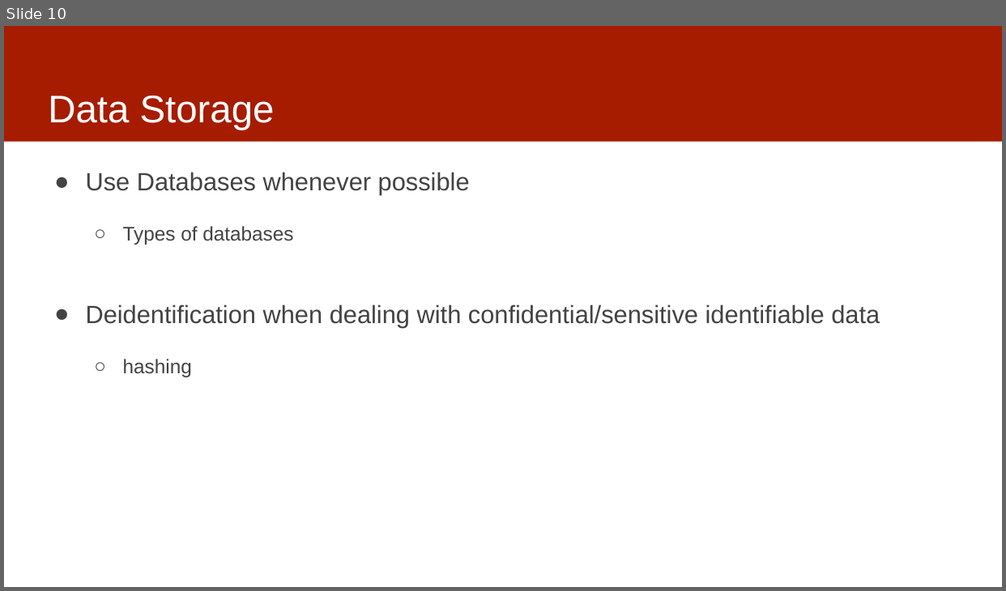
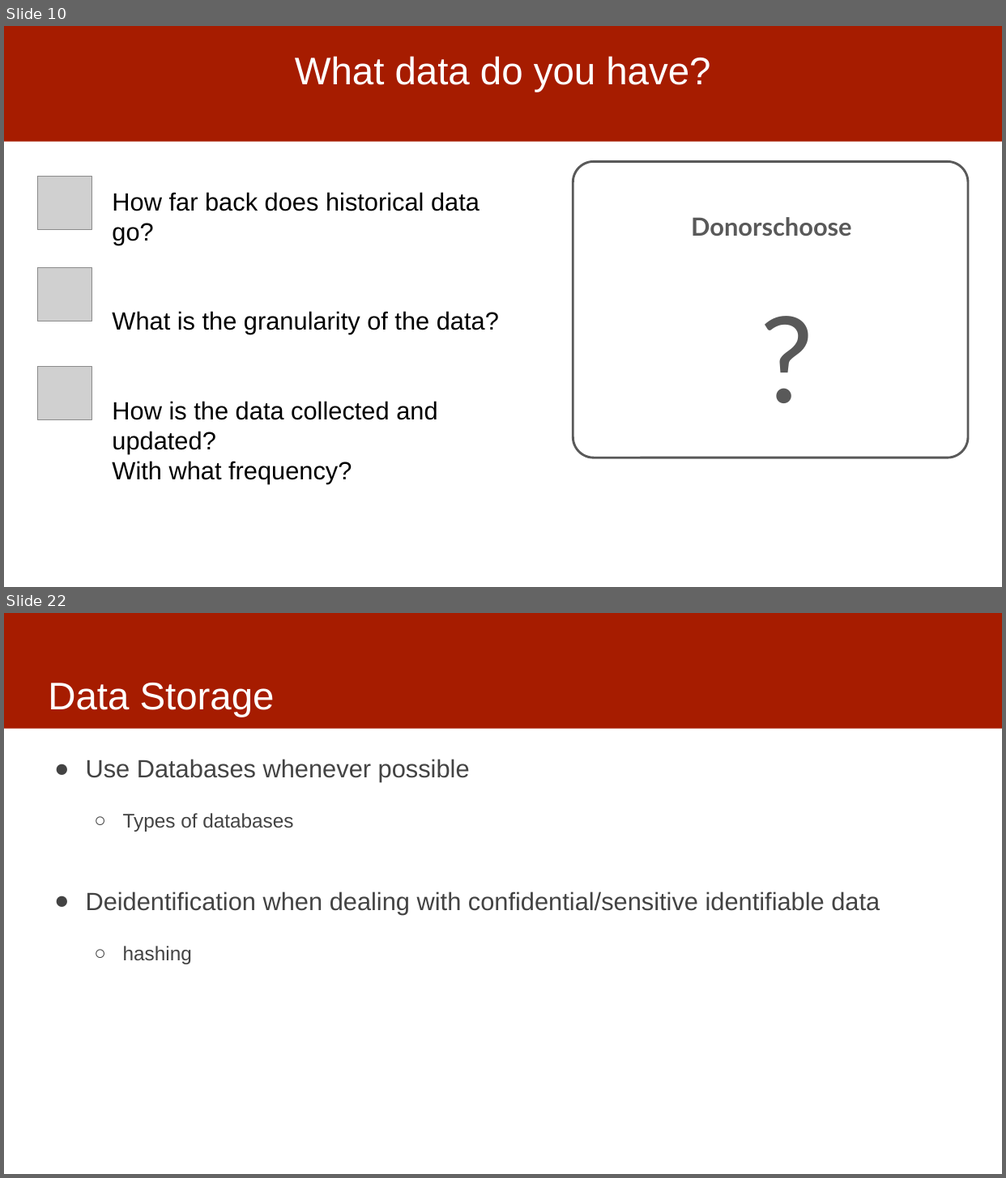
Before and after one commit to dssg/MLinPractice, a slide deck: Lectures/Lecture3-Data.pptx. Shown one above the other, each under a label of ours: slide 10 before the commit, slides 10 and 22 after it; the slides between them are not shown. The pictures are 1006x591 and 1006x1178 pixels, drawn with LibreOffice and Linux fonts; fonts in the diff are those of the drawing; grey boxes stand for pictures. Boxes give left, top, right and bottom in pixels: in the first picture for what was removed or moved away, otherwise in the second. Text is boxed around its words. In the diff, an @@ line names an element or a change of style, - is before the commit and + after.

```diff
--- a/Lectures/Lecture3-Data.pptx
+++ b/Lectures/Lecture3-Data.pptx
@@ slide 10 added at box(4, 26, 1002, 587), background #FFFFFF; not listed: 1 template element that a slide beside it also shows @@
@@ title added at box(295, 56, 710, 92), 37 pt, text #FFFFFF @@
+What data do you have?
@@ rounded rectangle added at box(573, 161, 968, 458), fill #FFFFFF, outline #595959 2.25 pt @@
@@ picture added at box(38, 177, 91, 230) @@
@@ text added at box(112, 192, 499, 484), 24 pt, text #000000 @@
+How far back does historical data go?
+What is the granularity of the data?
+How is the data collected and updated?
+With what frequency?
@@ text added at box(691, 217, 852, 236), 24 pt, text #595959, bold @@
+Donorschoose
@@ picture added at box(38, 268, 91, 322) @@
@@ text added at box(750, 274, 863, 438), 115 pt, text #595959 @@
+?
@@ picture added at box(38, 367, 91, 420) @@
@@ what was slide 10 is now slide 22 @@
```
Also in this commit, not shown: 2 slides changed, 12 other slides added.
